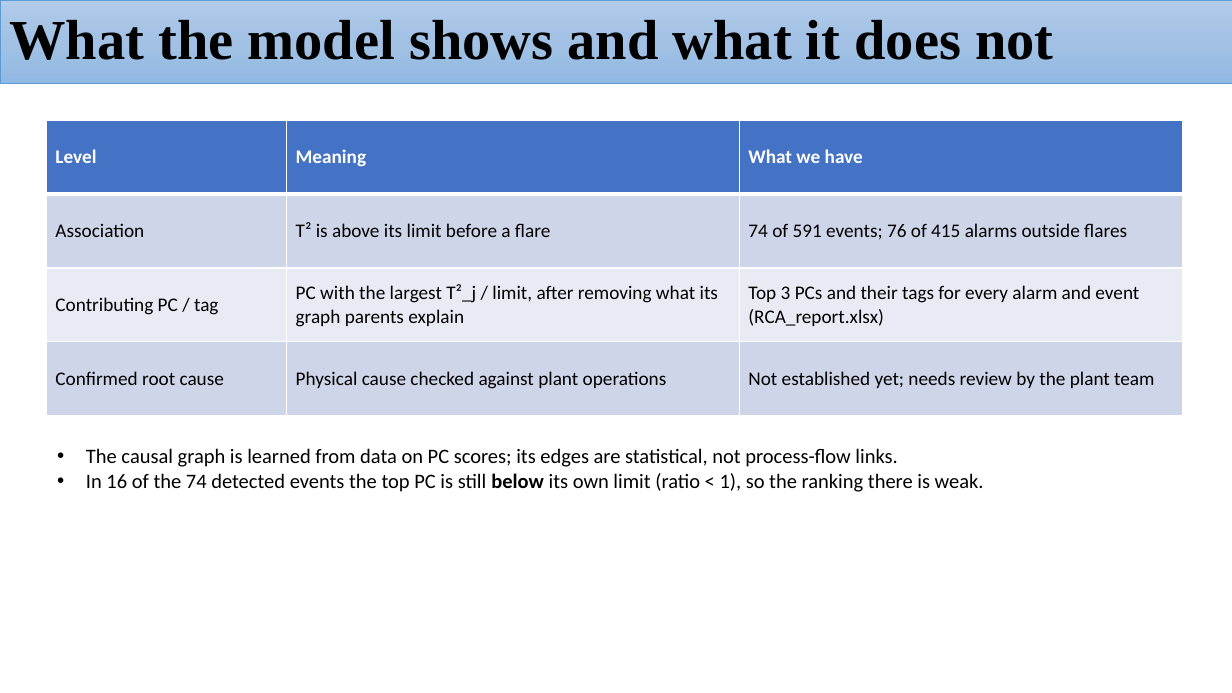
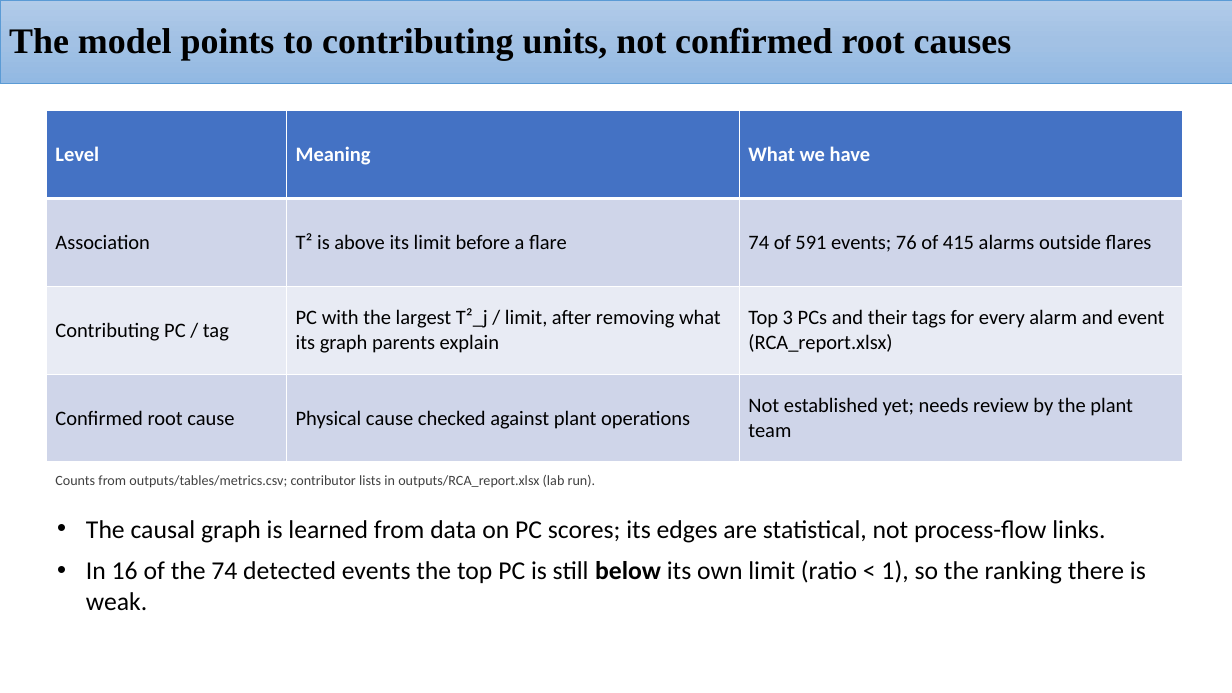
Before and after one commit to H-N-Chavda/Root-Cause-Detection, a slide deck: slide 21 of presentations/week10/HPCL Project_05112026_flare_RCA.pptx (slide 20 before the commit). Drawn at 1232x693 pixels with LibreOffice and Linux fonts; fonts in the diff are those of the drawing. Boxes give left, top, right and bottom in pixels: in the first picture for what was removed or moved away, otherwise in the second. Text is boxed around its words. In the diff, an @@ line names an element or a change of style, - is before the commit and + after.

```diff
--- a/presentations/week10/HPCL Project_05112026_flare_RCA.pptx
+++ b/presentations/week10/HPCL Project_05112026_flare_RCA.pptx
@@ title at [9,27,1012,60]: text changed; size 44 to 28 pt @@
-What the model shows and what it does not
+The model points to contributing units, not confirmed root causes
@@ table at [46,111,1183,462] @@
@@ size 15 to 16 pt @@
@@ table: place and size @@
-table at [46,120,1183,416]
+table at [46,111,1183,462]
@@ text added at [55,475,596,488], 11 pt, text #404040 @@
+Counts from outputs/tables/metrics.csv; contributor lists in outputs/RCA_report.xlsx (lab run).
@@ text "The causal graph is learned ...": place and size @@
-text "The causal graph is learned ..." at [86,448,984,492]
+text "The causal graph is learned ..." at [86,520,1146,610]
@@ text "The causal graph is learned ..." at [86,520,1146,610]: size 16 to 20 pt; more space between paragraphs @@
```
Also in this commit, not shown: 20 other slides changed, 2 slides added, 1 slide removed, 3 other files.
